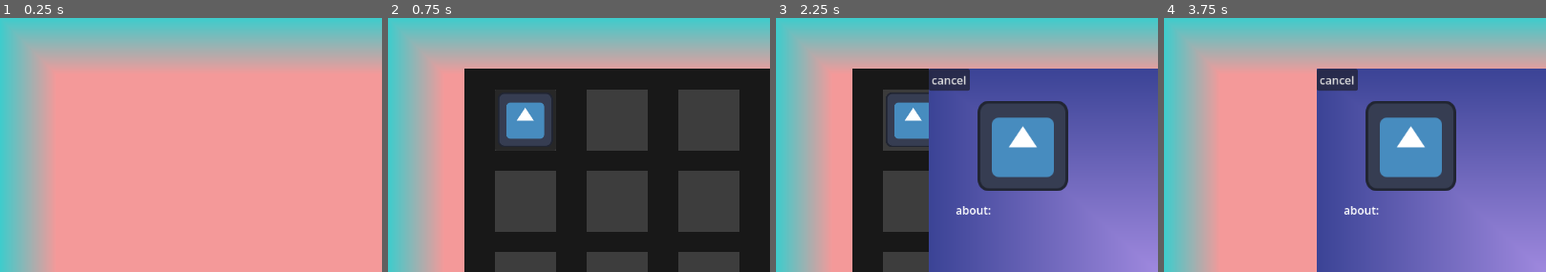
Above: before the commit, frames 1-4 (left to right).
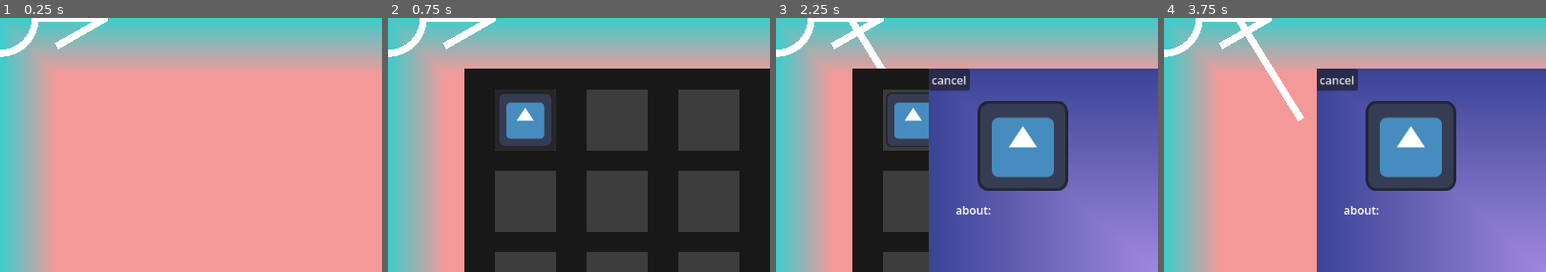
Above: after the commit, the same moments.

Repository: smkillerz777-star/Magia-Infinita
Game: Godot game, scene res://main_game.tscn
Two runs of this game, one before a commit and one after it. Both use one fixed random seed, a clock stepped at 60 frames per second and the inputs below. The engine's default icon, where the game draws it, is replaced by a stand-in: a white triangle on a blue panel in a dark square.
Inputs (mouse positions are % of the whole screen's width and height, from its top left):
- Up to frame 1 (0.25 s): no input
- Up to frame 2 (0.75 s): click "inventory" at 0.5 s
- Up to frame 3 (2.25 s): click "submit" at 1.25 s; click (18, 20) at 2 s
- Up to frame 4 (3.75 s): click "use" at 2.75 s; click "cancel" at 3.5 s
The pictures show only the part of the screen within x 0-50%, y 0-50%; the shares and areas given below are measured in that part.

The runs differ from the first frame. In frame 1, 1.0% of the frame differs, in the area x 0-29%, y 0-16%; in frame 2, 1.0%; in frame 3, 1.4%; in frame 4, 1.8%, in the area x 0-37%, y 0-41%.
Error before the commit: Out of bounds get index '0' (on base: 'Array[Point]') (res://recognizer.gd:44)

Commit message:
added instance functions to customeLIne2d
added to_point function to customLine2d that returns an Array[Point] constructed fromt the points of the line and its inverse from_point which construct the line from the Array[point]. changed two points on direction_sign so that no line is runned over twice

Diff:
--- a/magia-infinita/Symbols.gd
+++ b/magia-infinita/Symbols.gd
@@ -364,8 +364,8 @@
 Point.new(50.0, 0.0,0),
 Point.new(150.0, 0.0,0),
 Point.new(80.0, 40.0,0),
-Point.new(150.0, 0.0,0),
-Point.new(80.0, -40.0,0)]
+Point.new(150.0, 0.0,1),
+Point.new(80.0, -40.0,1)]
 static func get_templates():
 	var symbol = direction_sign
 	var templates = [symbol]
--- a/magia-infinita/customLine2D.gd
+++ b/magia-infinita/customLine2D.gd
@@ -1,3 +1,19 @@
 extends Line2D
 class_name customLine2D
 @export var category : String  = "default"
+func to_point(stroke_id):
+	var temp : Array[Point] = []
+	var i = 0
+	temp.resize(points.size())
+	for point in points:
+		temp[i] = Point.new(point.x,point.y,stroke_id)
+		i+=1
+	return temp
+func from_point(inputted_points : Array[Point]):
+	var temp : Array[Vector2] = []
+	temp.resize(inputted_points.size())
+	var i = 0
+	for point in inputted_points:
+		temp[i] = Vector2(point.x,point.y)
+		i+=1
+	points = temp
--- a/magia-infinita/inventory.gd
+++ b/magia-infinita/inventory.gd
@@ -4,6 +4,5 @@
 func _on_button_pressed() -> void:
 	get_node("/root/main_game").add_child(load("res://information.tscn").instantiate())
 
-
 func _on_cancel_pressed() -> void:
 	queue_free()
--- a/magia-infinita/main_game.gd
+++ b/magia-infinita/main_game.gd
@@ -2,8 +2,10 @@
 var i = 0
 var completed = 0
 var first = true
-#func _ready() -> void:
-	#draw_template(Symbols.direction_sign)
+func _ready() -> void:
+	var line = customLine2D.new()
+	line.from_point(Symbols.direction_sign)
+	$lines.add_child(line)
 func _process(_delta):
 	if(get_global_mouse_position().y<670):
 		if(Input.is_action_just_pressed("draw")):
